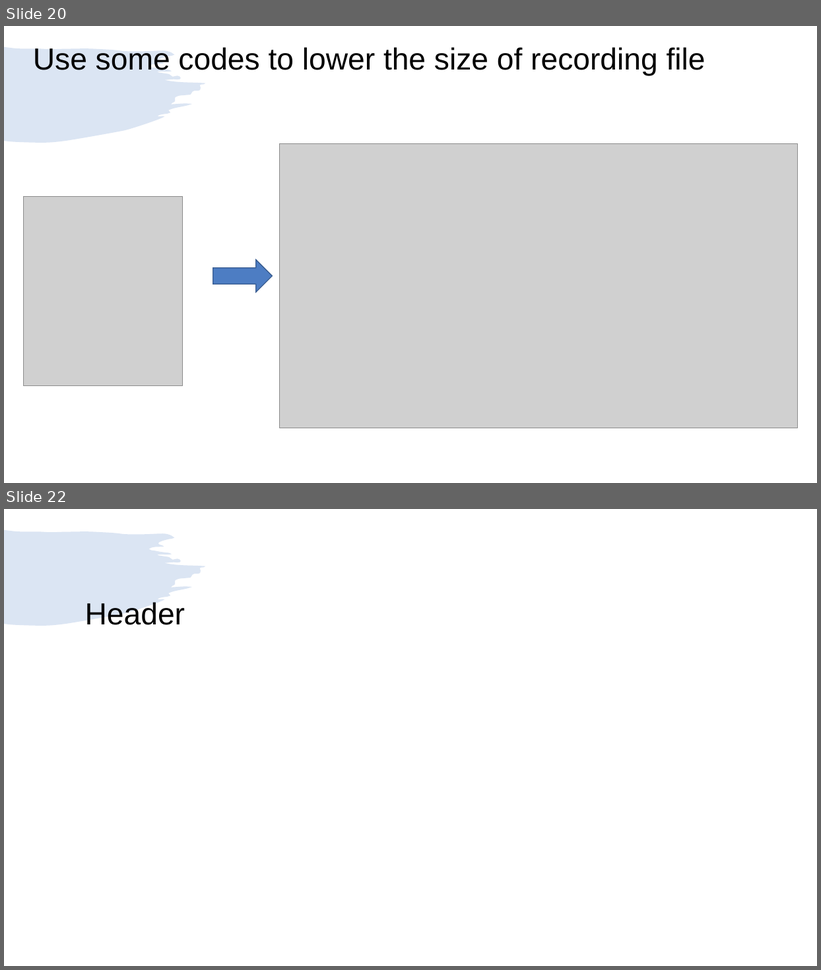
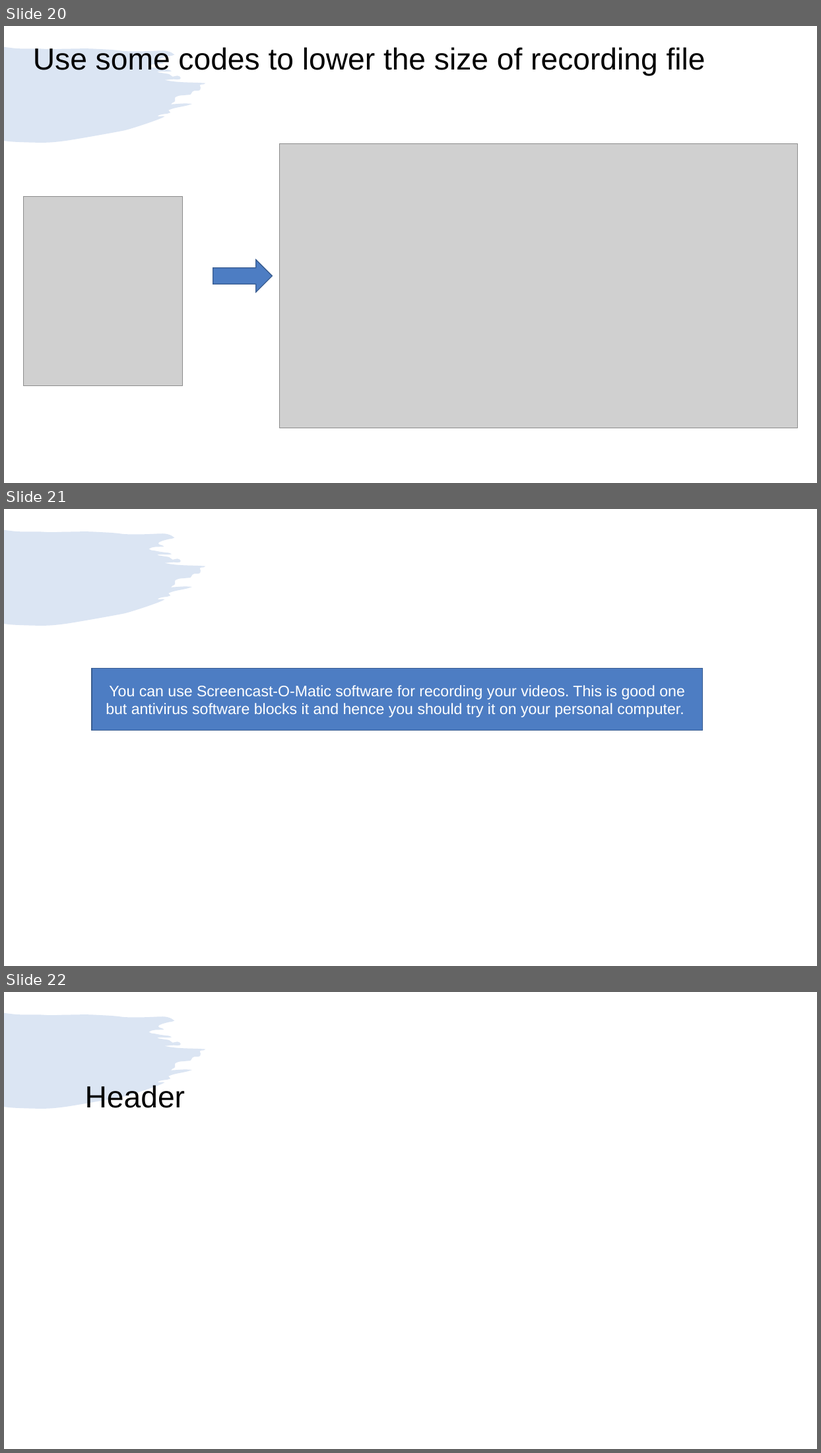
Before and after one commit to girishlande/CPlusPlus, a slide deck: learnings.pptx. Shown one above the other, each under a label of ours: slides 20 and 22 before the commit, slides 20, 21 and 22 after it; the slides between them are not shown. The pictures are 821x970 and 821x1453 pixels, drawn with LibreOffice and Linux fonts; fonts in the diff are those of the drawing; grey boxes stand for pictures. Boxes give left, top, right and bottom in pixels: in the first picture for what was removed or moved away, otherwise in the second. Text is boxed around its words. In the diff, an @@ line names an element or a change of style, - is before the commit and + after.

```diff
--- a/learnings.pptx
+++ b/learnings.pptx
@@ slide 21 added at [4,509,817,966], background #FFFFFF; not listed: 1 template element that a slide beside it also shows @@
@@ rectangle added at [92,668,703,730], fill #4D7DC3, outline #395C90 1 pt, 18 pt, text #FFFFFF @@
+You can use Screencast-O-Matic software for recording your videos. This is good one but antivirus software blocks it and hence you should try it on your personal computer.
```
Also in this commit, not shown: 2 slides changed, 1 slide removed, 32 other files.
